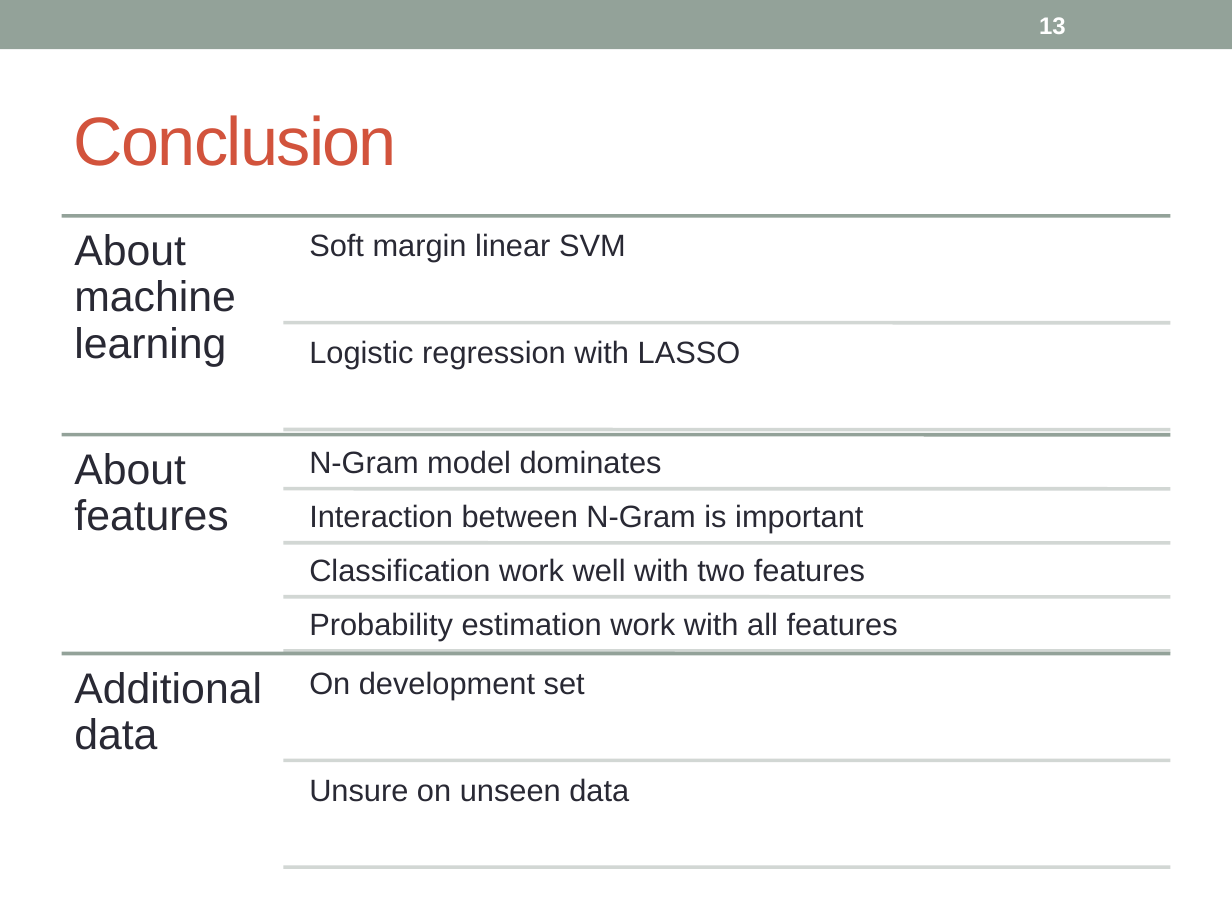
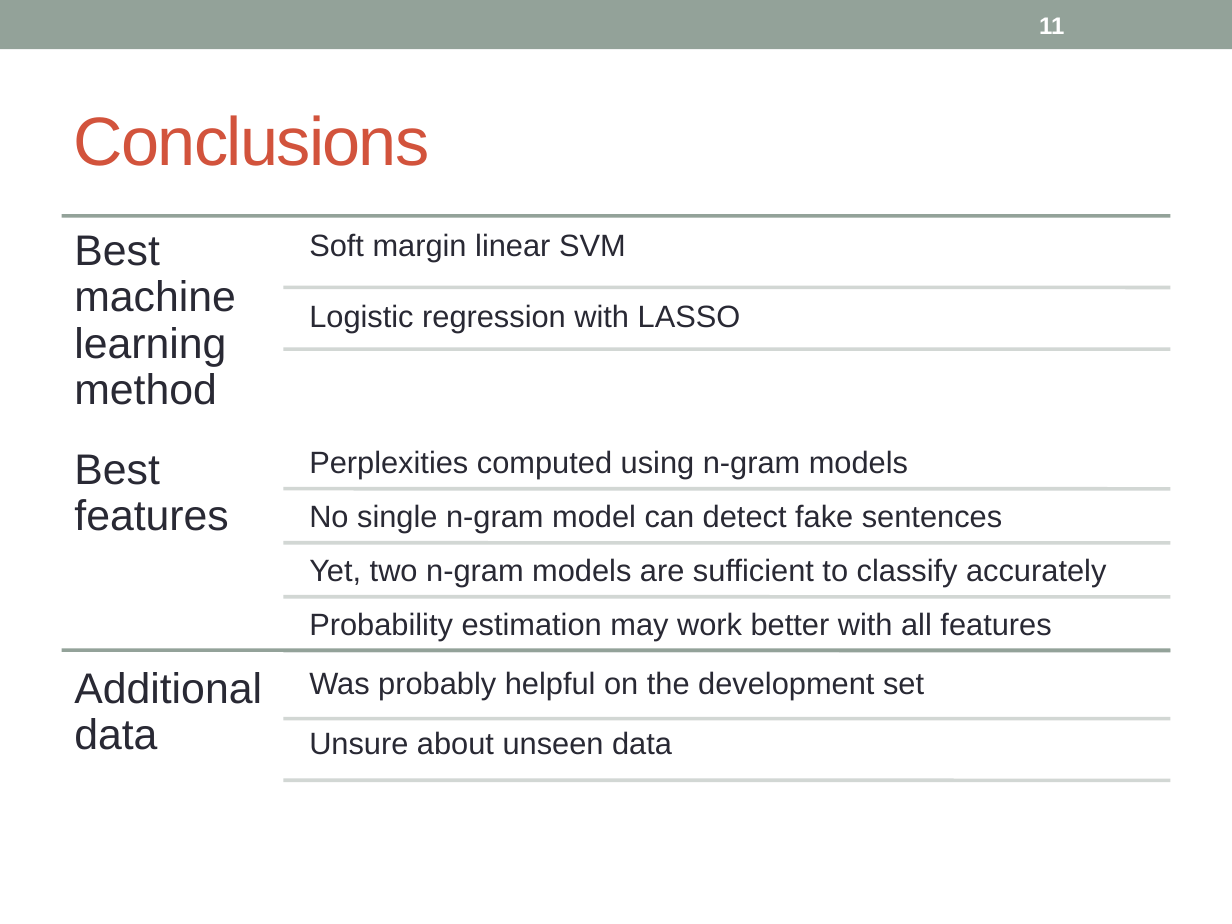
Before and after one commit to hunterhector/LangStats12Spring, a slide deck: slide 11 of Slides/11761-slides.pptx (slide 13 before the commit). Drawn at 1232x924 pixels with LibreOffice and Linux fonts; fonts in the diff are those of the drawing; background and template pictures are left out. Boxes give left, top, right and bottom in pixels: in the first picture for what was removed or moved away, otherwise in the second. Text is boxed around its words. In the diff, an @@ line names an element or a change of style, - is before the commit and + after.

```diff
--- a/Slides/11761-slides.pptx
+++ b/Slides/11761-slides.pptx
@@ page number at (x1=1039, y1=17, x2=1064, y2=34): text changed @@
-13
+11
@@ title at (x1=74, y1=115, x2=430, y2=166): text changed @@
-Conclusion
+Conclusions
@@ text at (x1=74, y1=235, x2=235, y2=405): text changed @@
-About machine learning
+Best machine learning method
@@ line moved from (283, 430) - (1170, 430) to (283, 287) - (1170, 287) @@
@@ text "Logistic regression with LASSO" moved from (x1=309, y1=340, x2=741, y2=369) to (x1=309, y1=304, x2=741, y2=333) @@
@@ line moved from (283, 323) - (1170, 323) to (283, 349) - (1170, 349) @@
@@ line removed from (62, 435) to (1170, 435) @@
@@ text at (x1=74, y1=454, x2=228, y2=531): text changed @@
-About features
+Best features
@@ text at (x1=309, y1=450, x2=908, y2=478): text changed @@
-N-Gram model dominates
+Perplexities computed using n-gram models
@@ text at (x1=309, y1=504, x2=1002, y2=532): text changed @@
-Interaction between N-Gram is important
+No single n-gram model can detect fake sentences
@@ text at (x1=309, y1=558, x2=1106, y2=586): text changed @@
-Classification work well with two features
+Yet, two n-gram models are sufficient to classify accurately
@@ text at (x1=309, y1=612, x2=1051, y2=640): text changed @@
-Probability estimation work with all features
+Probability estimation may work better with all features
@@ text at (x1=309, y1=671, x2=924, y2=700): text changed @@
-On development set
+Was probably helpful on the development set
@@ line moved from (283, 867) - (1170, 867) to (283, 718) - (1170, 718) @@
@@ text at (x1=309, y1=731, x2=672, y2=755): text changed @@
-Unsure on unseen data
+Unsure about unseen data
@@ line moved from (283, 760) - (1170, 760) to (283, 780) - (1170, 780) @@
```
Also in this commit, not shown: 8 other slides changed, 2 slides added, 4 slides removed.
